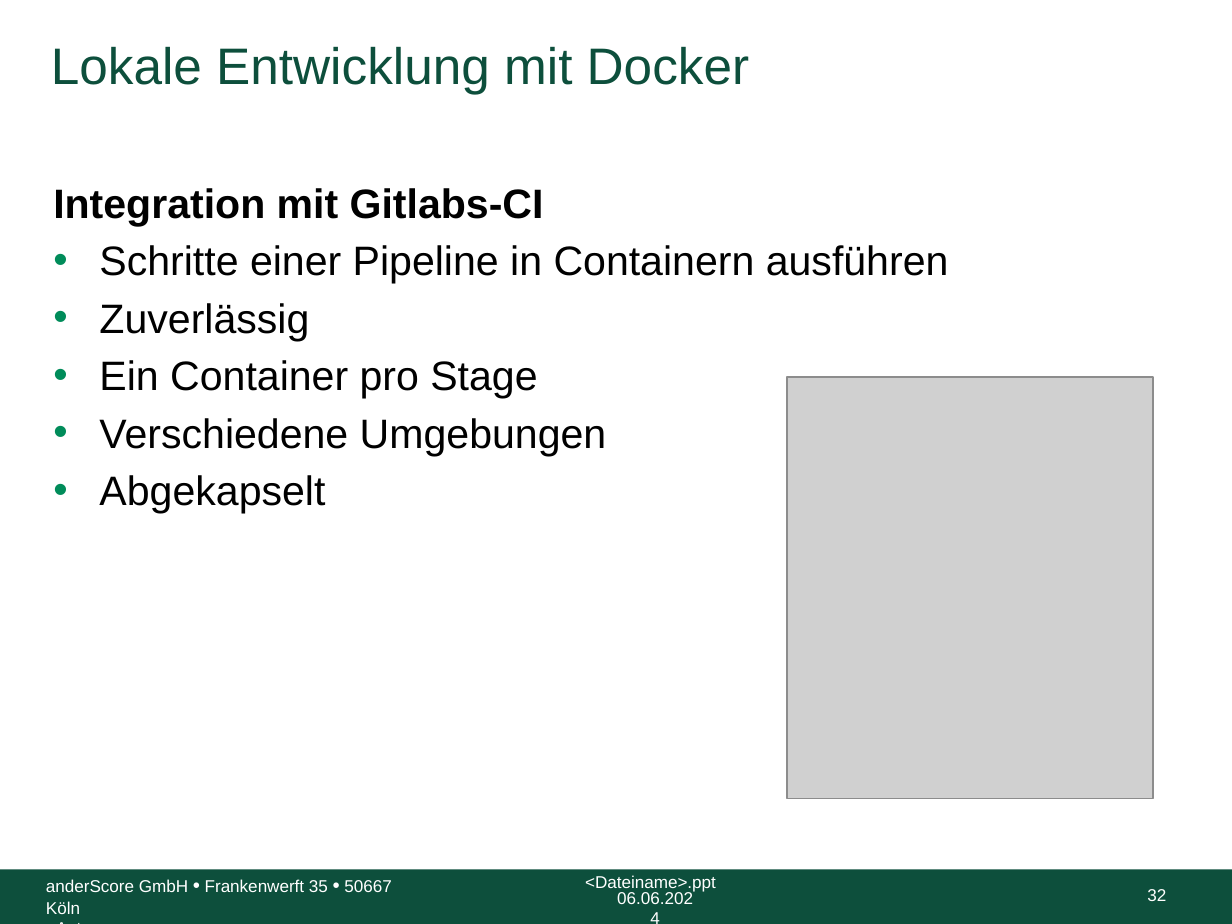
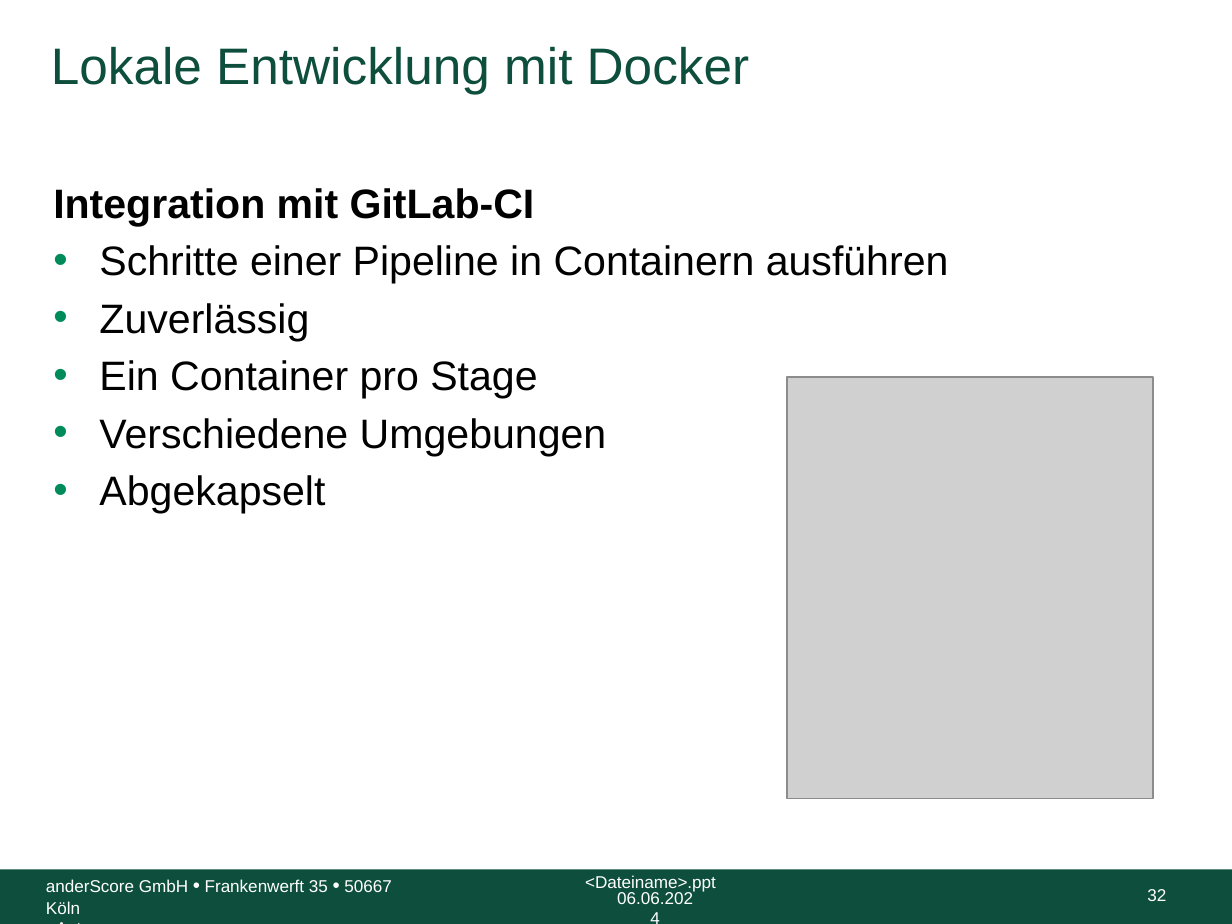
Before and after one commit to anderscore-gmbh/gitlab, a slide deck: slide 32 of slides/Tag-3_1-Docker.pptx. Drawn at 1232x924 pixels with LibreOffice and Linux fonts; fonts in the diff are those of the drawing; grey boxes stand for pictures; background and template pictures are left out. Boxes give left, top, right and bottom in pixels: in the first picture for what was removed or moved away, otherwise in the second. Text is boxed around its words. In the diff, an @@ line names an element or a change of style, - is before the commit and + after.

```diff
--- a/slides/Tag-3_1-Docker.pptx
+++ b/slides/Tag-3_1-Docker.pptx
@@ text at [53,188,535,226]: text changed @@
-Integration mit Gitlabs-CI
+Integration mit GitLab-CI
```
Also in this commit, not shown: 1 other slide changed, 1 other file.
